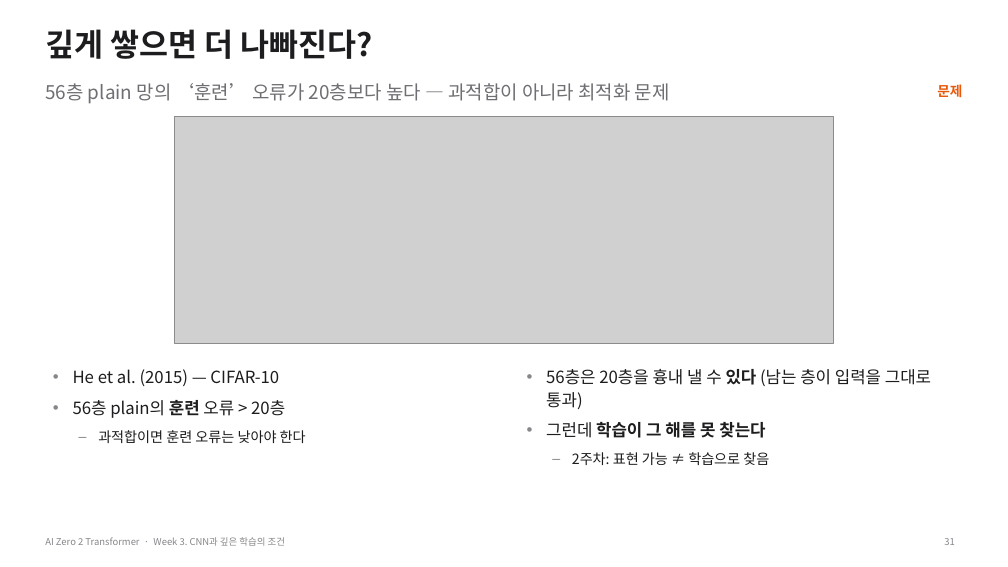
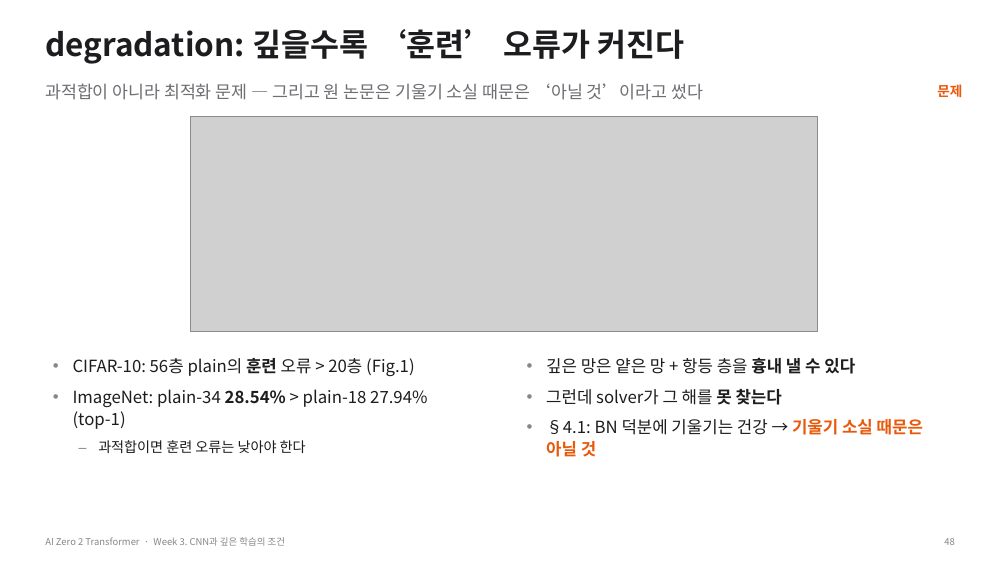
Before and after one commit to myunhh/AI-Zero-2-Transformers, a slide deck: slide 48 of lectures/week03_cnn_and_deep_learning.pptx (slide 31 before the commit). Drawn at 1008x567 pixels with LibreOffice and Linux fonts; fonts in the diff are those of the drawing; grey boxes stand for pictures. Boxes give left, top, right and bottom in pixels: in the first picture for what was removed or moved away, otherwise in the second. Text is boxed around its words. In the diff, an @@ line names an element or a change of style, - is before the commit and + after.

```diff
--- a/lectures/week03_cnn_and_deep_learning.pptx
+++ b/lectures/week03_cnn_and_deep_learning.pptx
@@ title at (45, 29, 684, 64): text changed @@
-깊게 쌓으면 더 나빠진다?
+degradation: 깊을수록 ‘훈련’ 오류가 커진다
@@ text at (45, 83, 703, 100): text changed; size 18 to 16.5 pt @@
-56층 plain 망의 ‘훈련’ 오류가 20층보다 높다 — 과적합이 아니라 최적화 문제
+과적합이 아니라 최적화 문제 — 그리고 원 논문은 기울기 소실 때문은 ‘아닐 것’이라고 썼다
@@ picture: place and size @@
-picture at (174, 116, 833, 343)
+picture at (191, 116, 817, 332)
@@ text "CIFAR-10: 56층 plain의 훈련 오류 ...": place and size @@
-text "CIFAR-10: 56층 plain의 훈련 오류 ..." at (73, 369, 306, 443)
+text "CIFAR-10: 56층 plain의 훈련 오류 ..." at (73, 358, 427, 453)
@@ text at (73, 358, 427, 429): text changed @@
-• He et al. (2015) — CIFAR-10
-• 56층 plain의 훈련 오류 > 20층
+• CIFAR-10: 56층 plain의 훈련 오류 > 20층 (Fig.1)
+• ImageNet: plain-34 28.54% > plain-18 27.94% (top-1)
@@ text at (546, 357, 923, 457): text changed @@
-• 56층은 20층을 흉내 낼 수 있다 (남는 층이 입력을 그대로 통과)
-• 그런데 학습이 그 해를 못 찾는다
-– 2주차: 표현 가능 ≠ 학습으로 찾음
+• 깊은 망은 얕은 망 + 항등 층을 흉내 낼 수 있다
+• 그런데 solver가 그 해를 못 찾는다
+• §4.1: BN 덕분에 기울기는 건강 → 기울기 소실 때문은 아닐 것
@@ page number at (944, 538, 954, 545): text changed @@
-31
+48
```
Also in this commit, not shown: 28 other slides changed, 33 slides added, 13 slides removed, 21 other files.
